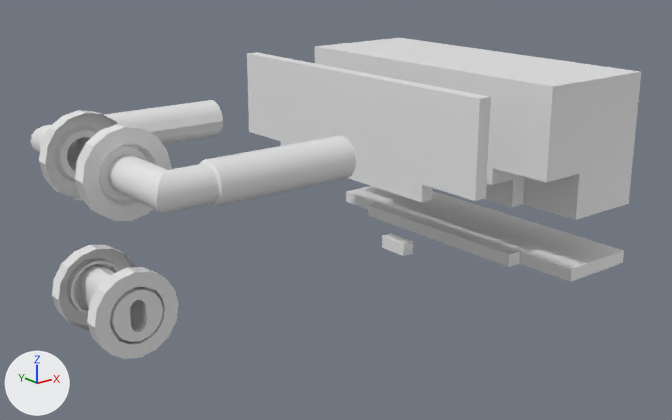
Before and after pictures for a commit that changed the glTF model Data/Models/Doors/door_01.glb.
Both versions are drawn from a 50 mm camera at (-0.43, -0.511, 0.176) aimed at (-0.024, -0.004, -0.027). The axes (+X, +Y, +Z) are drawn at lower left. The lights are the same throughout. The older version comes first.

Names of what the first picture shows: 'corner', 'handle', 'leaf', 'strechSide', 'strechTop'.
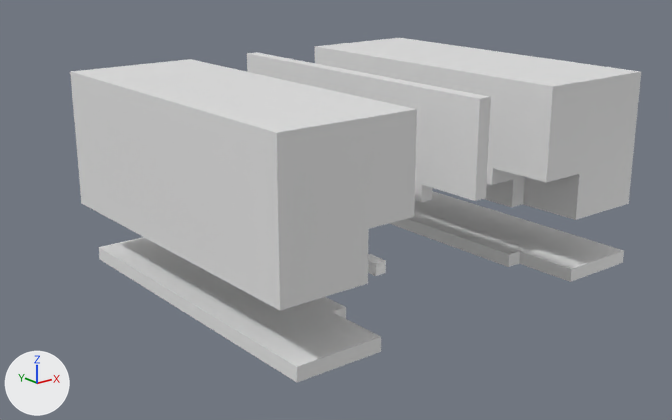
Commit message: Door Updates Test

Location of each change, [x1, y1, x2, y2] in pixels of the pictures (672 x 420 px):
'LCorner', added: after [70, 59, 417, 310]
'handle', deleted: before [31, 100, 356, 359]
'LStretch', added: after [99, 237, 381, 382]
'leaf', deleted: before [382, 233, 413, 256]
'Leaf', added: after [368, 253, 386, 276]

What the commit changed:
Material 'Checker' (mat_checker) is new.
Its base color is (1.0, 1.0, 1.0) (white #ffffff).
Mesh me_cube_022 is new.
It has 88 vertices, 172 faces and spans x -0.005..0.005, y -0.015..0.015, z -0.005..0.005.
It uses material mat_checker (white #ffffff).
Mesh me_cube_035 is new.
It has 28 vertices, 52 faces and spans x -0.032..0.044, y -0.13..0.13, z -0.005..0.005.
Mesh me_cube_033 is new.
It has 40 vertices, 76 faces and spans x -0.032..0.068, y -0.13..0.13, z -0.067..0.033.
Object 'handle' (ob_handle) is deleted.
Object 'leaf' (ob_leaf) is deleted.
Object 'Leaf' (ob_leaf_1) is new; it shows me_cube_022.
Its location is (0.0039, -0.0078, -0.0738).
Object 'LStretch' (ob_lstretch) is new; it shows me_cube_035.
Its location is (-0.1143, 0.0088, -0.0736).
Object 'LCorner' (ob_lcorner) is new; it shows me_cube_033.
Its location is (-0.1253, 0.0088, 0.0365).
